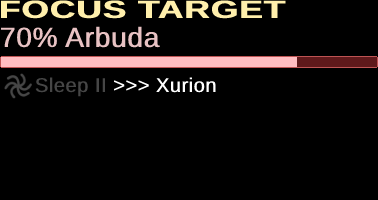
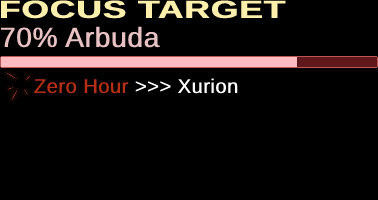
The second 378×200 image is a revision of the first. Changes to its layers:
hid group "dark" (1st of 2, in "abilities and spells") (2 layers) over [4, 73, 216, 99]
added group "tp" (1st of 2, in "abilities and spells") with 36 layers in group "abilities and spells" over [3, 69, 238, 103]
added group "tp copy 4" with 6 layers in group "tp" over [3, 69, 57, 103]
added group "tp copy 3" with 6 layers in group "tp" over [3, 69, 57, 103]
added group "tp copy 2" with 6 layers in group "tp" over [3, 69, 57, 103]
added group "tp copy" with 6 layers in group "tp" over [3, 69, 57, 103]
added group "tp" (2nd of 2, in "abilities and spells" › "tp") with 6 layers in group "tp" over [3, 69, 57, 103]
added layer "Zero Hour >>> Xurion" in group "tp" over [34, 78, 238, 94]
